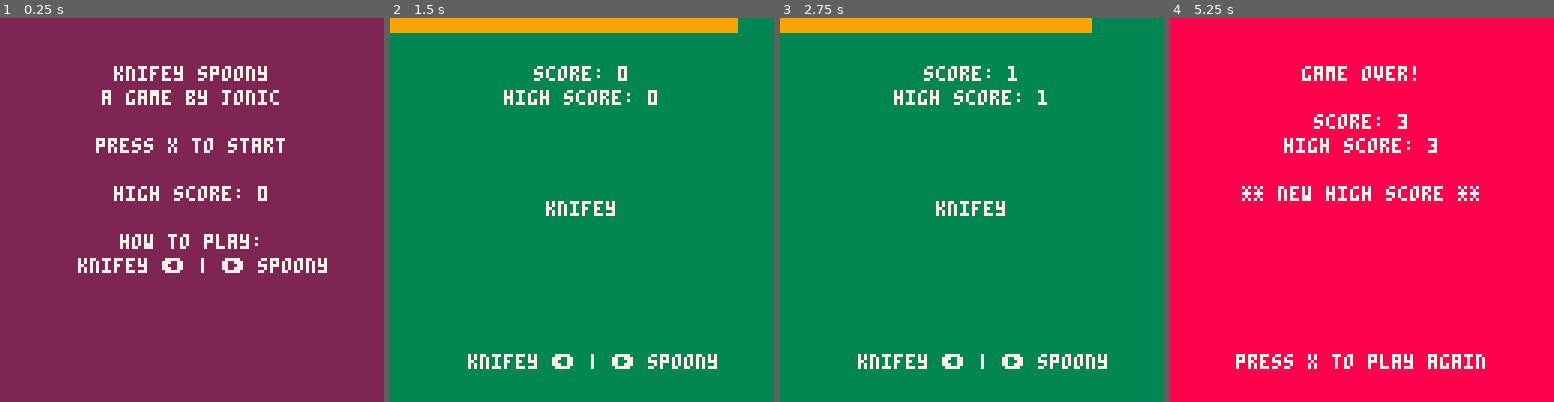
Above: before the commit, frames 1-4 (left to right).
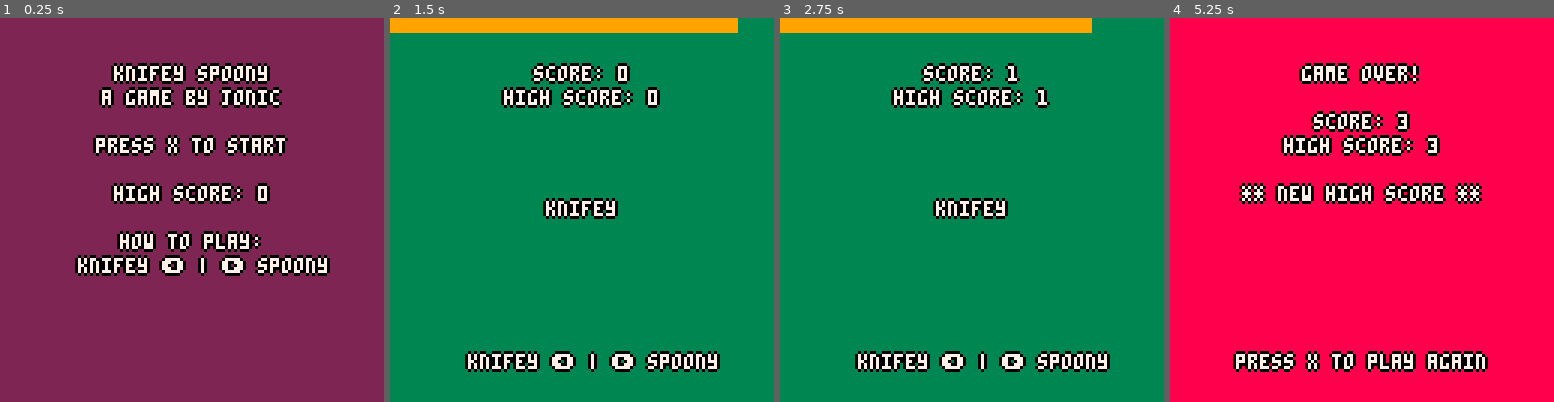
Above: after the commit, the same moments.

Repository: Jonic/knifey-spoony
Game: PICO-8 cartridge knifey-spoony.p8
Two runs of this game, one before a commit and one after it. Both use one fixed random seed, a clock stepped at 60 frames per second and the inputs below.
Inputs:
- Up to frame 1 (0.25 s): no input
- Up to frame 2 (1.5 s): tap X (X key) at 1.07 s
- Up to frame 3 (2.75 s): hold Left 1.97-2.37 s; tap X (X key) at 2.07, 2.4, 2.73 s
- Up to frame 4 (5.25 s): hold Right 2.87-3.53 s; tap X (X key) every 0.33 s from 3.07 to 5.07 s; hold Right 4.13-4.53 s; hold Left from 5.13 s (still down)

The runs differ from the first frame. In frame 1, 6.8% of the frame differs, in the area x 19-86%, y 11-68%; in frame 2, 3.7%; in frame 3, 3.6%; in frame 4, 5.5%.

Commit message:
Added oprint function

Diff:
--- a/knifey-spoony.p8
+++ b/knifey-spoony.p8
@@ -22,8 +22,13 @@
 -->8
 -- helpers
 
-function text_center(str)
-  return 64 - #str * 2
+function oprint(s,x,y,col,ocol)
+ --print text with outline
+ print(s,x-1,y,ocol)
+ print(s,x+1,y,ocol)
+ print(s,x,y-1,ocol)
+ print(s,x,y+1,ocol)
+ print(s,x,y,col)
 end
 
 function table_has_key(table, key)
@@ -66,7 +71,7 @@
 
   output = function(self, str, y, color)
     x = self:center(str)
-    print(str, x, y, color)
+    oprint(str, x, y, color, 0)
   end,
 
   show = function(self, key, y, color)
